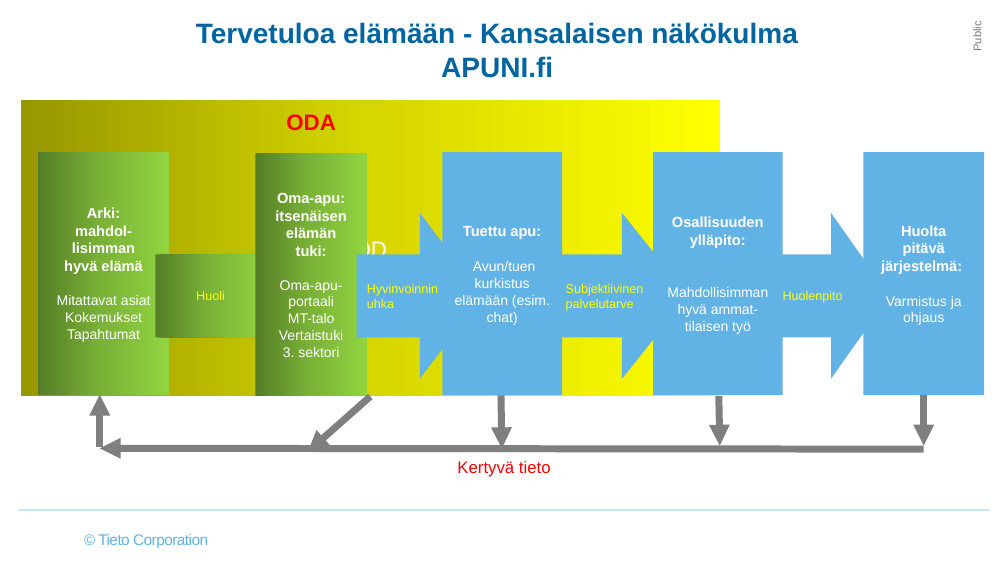
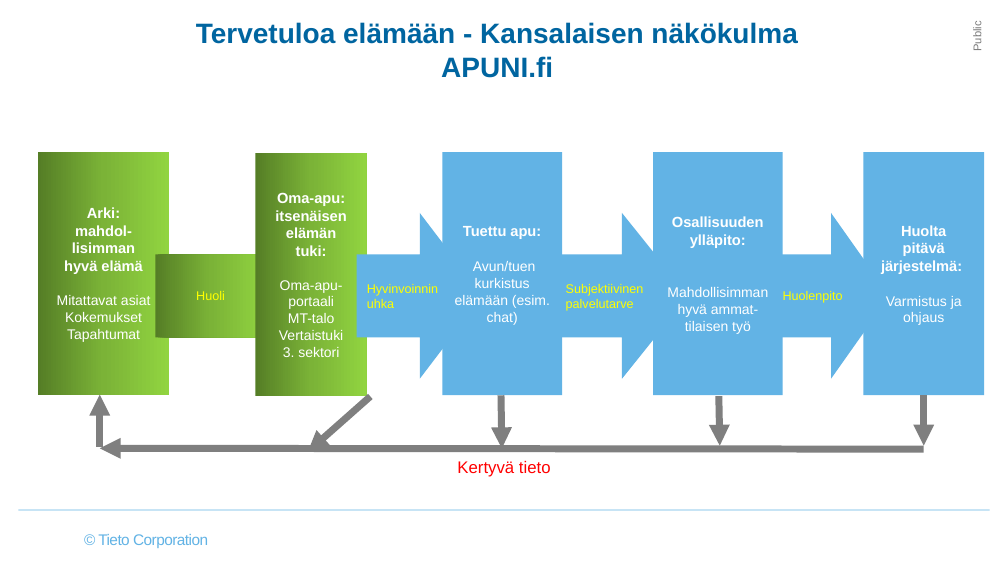
Before and after one commit to oirearviohack/tieto, a slide deck: slide 2 of Oirearviohack-Tieto-Pitch-Day1.pptx. Drawn at 1008x567 pixels with LibreOffice and Linux fonts; fonts in the diff are those of the drawing; background and template pictures are left out. Boxes give left, top, right and bottom in pixels: in the first picture for what was removed or moved away, otherwise in the second. Text is boxed around its words. In the diff, an @@ line names an element or a change of style, - is before the commit and + after.

Commit message:
Version 1.2
Small details changed...

```diff
--- a/Oirearviohack-Tieto-Pitch-Day1.pptx
+++ b/Oirearviohack-Tieto-Pitch-Day1.pptx
@@ rectangle removed at <box>21,100,720,396</box> @@
-OD
@@ text removed at <box>286,114,336,130</box> @@
-ODA
```
